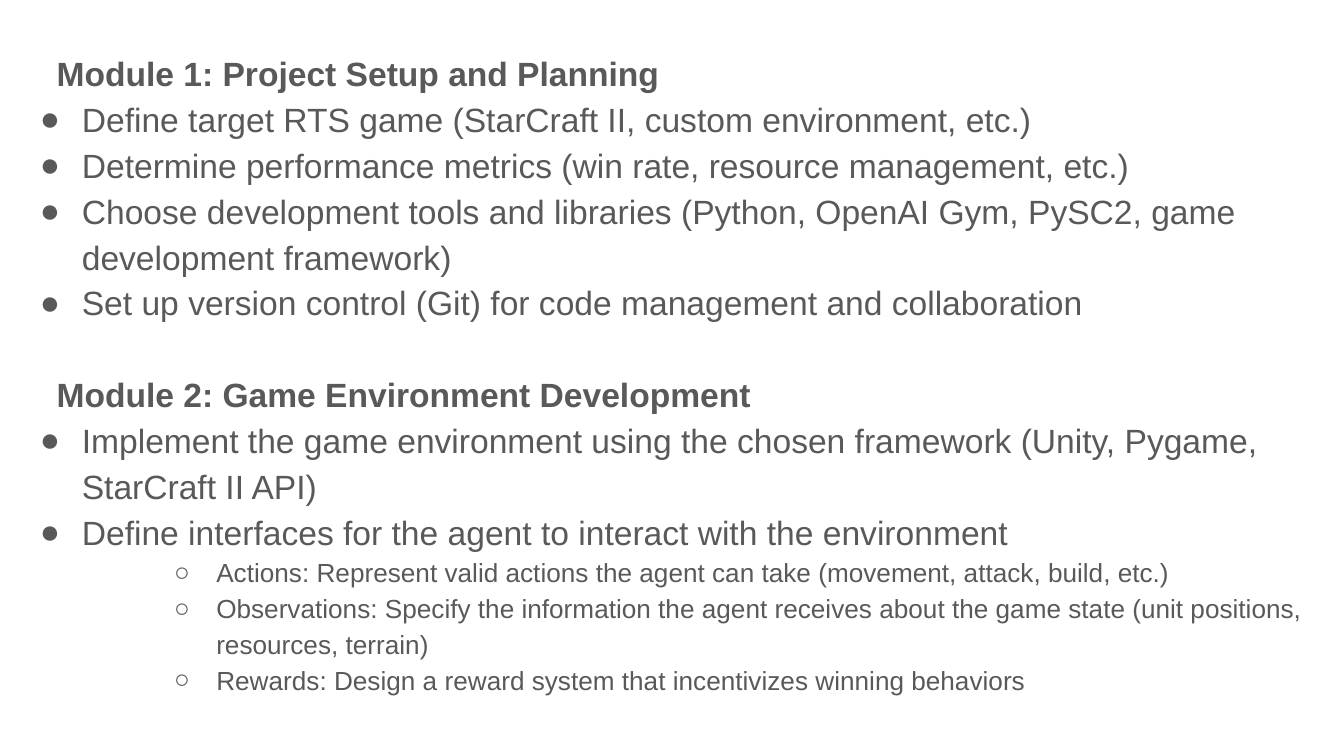
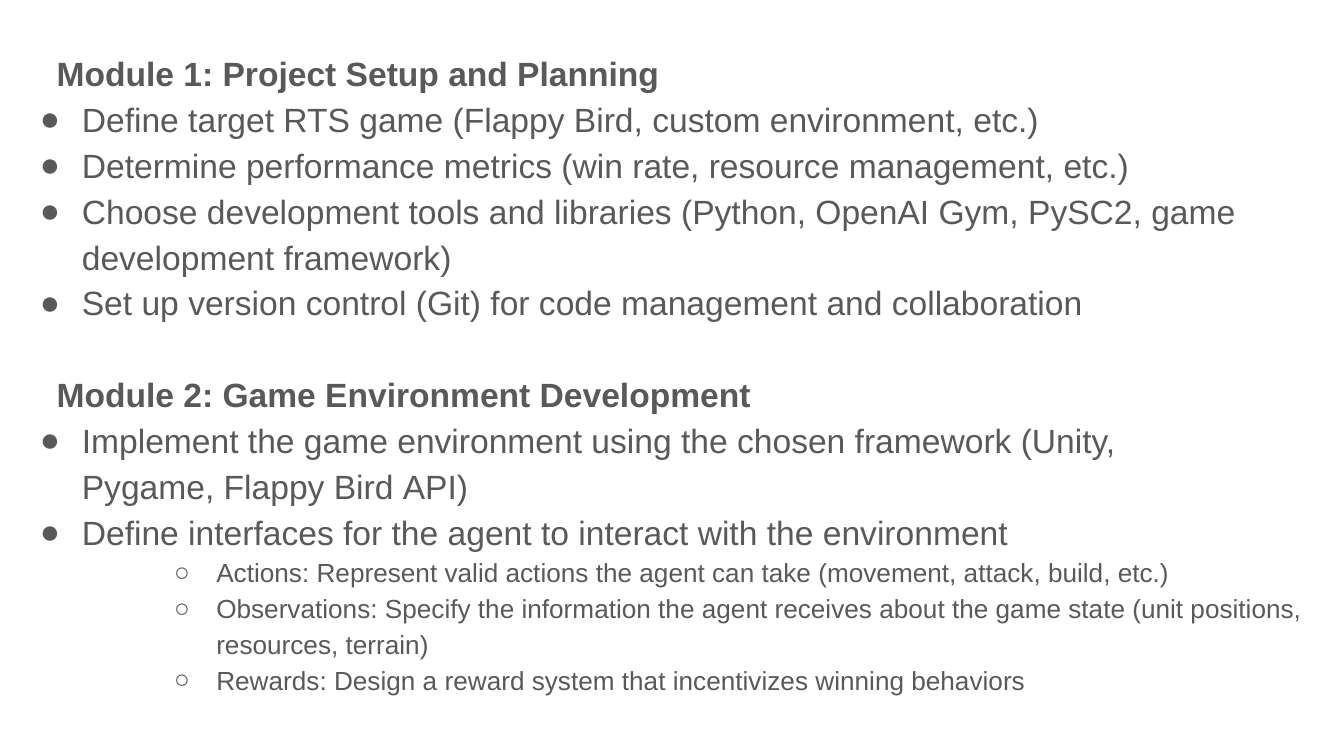
Before and after one commit to Jagmohan-Prajapati/Realtime-Strategic-Games, a slide deck: slide 12 of Projects PPTs and Preparation Documents/Review Meeting 2.pptx. Drawn at 1344x756 pixels with LibreOffice and Linux fonts; fonts in the diff are those of the drawing. Boxes give left, top, right and bottom in pixels: in the first picture for what was removed or moved away, otherwise in the second. Text is boxed around its words. In the diff, an @@ line names an element or a change of style, - is before the commit and + after.

```diff
--- a/Projects PPTs and Preparation Documents/Review Meeting 2.pptx
+++ b/Projects PPTs and Preparation Documents/Review Meeting 2.pptx
@@ text at (x1=82, y1=107, x2=1038, y2=138): text changed @@
-● Define target RTS game (StarCraft II, custom environment, etc.)
+● Define target RTS game (Flappy Bird, custom environment, etc.)
@@ text at (x1=82, y1=428, x2=1115, y2=505): text changed @@
-● Implement the game environment using the chosen framework (Unity, Pygame, StarCraft II API)
+● Implement the game environment using the chosen framework (Unity, Pygame, Flappy Bird API)
```
Also in this commit, not shown: 2 other slides changed.
